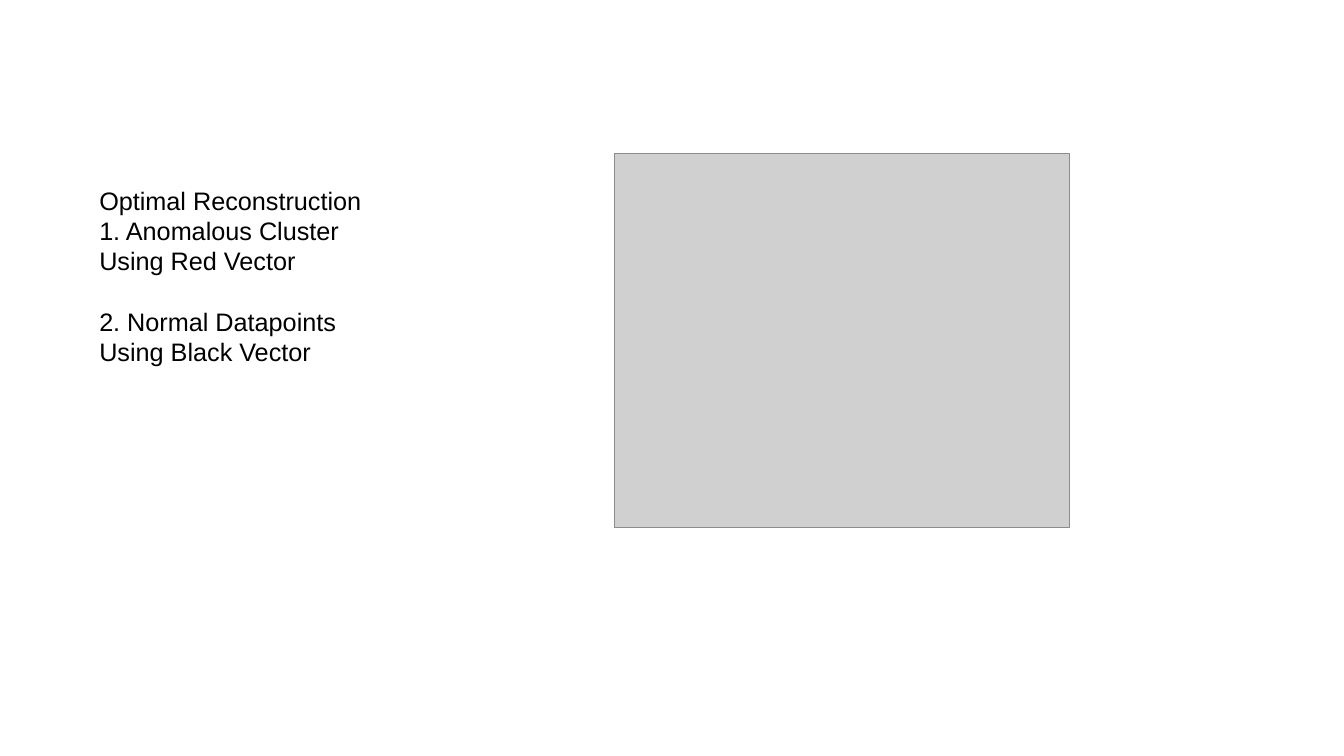
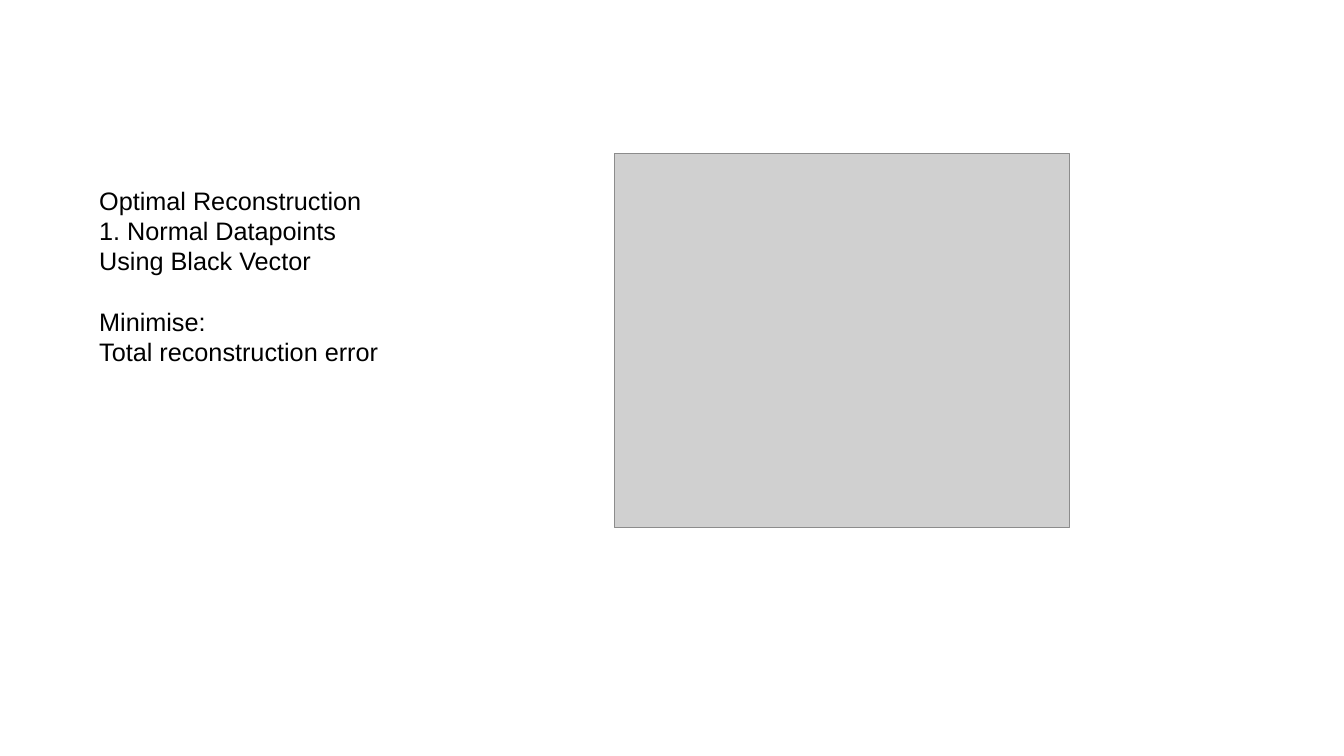
Before and after one commit to kulkarnisp/dim-red, a slide deck: slide 6 of backups/present/dimRed.pptx. Drawn at 1344x756 pixels with LibreOffice and Linux fonts; fonts in the diff are those of the drawing; grey boxes stand for pictures. Boxes give left, top, right and bottom in pixels: in the first picture for what was removed or moved away, otherwise in the second. Text is boxed around its words. In the diff, an @@ line names an element or a change of style, - is before the commit and + after.

```diff
--- a/backups/present/dimRed.pptx
+++ b/backups/present/dimRed.pptx
@@ text at [99,221,336,246]: text changed @@
-1. Anomalous Cluster
-Using Red Vector
-2. Normal Datapoints
+1. Normal Datapoints
@@ text at [99,312,378,362]: paragraphs added @@
+Minimise:
+Total reconstruction error
```
Also in this commit, not shown: 7 other slides changed, 11 slides added, 6 slides removed, 10 other files.
